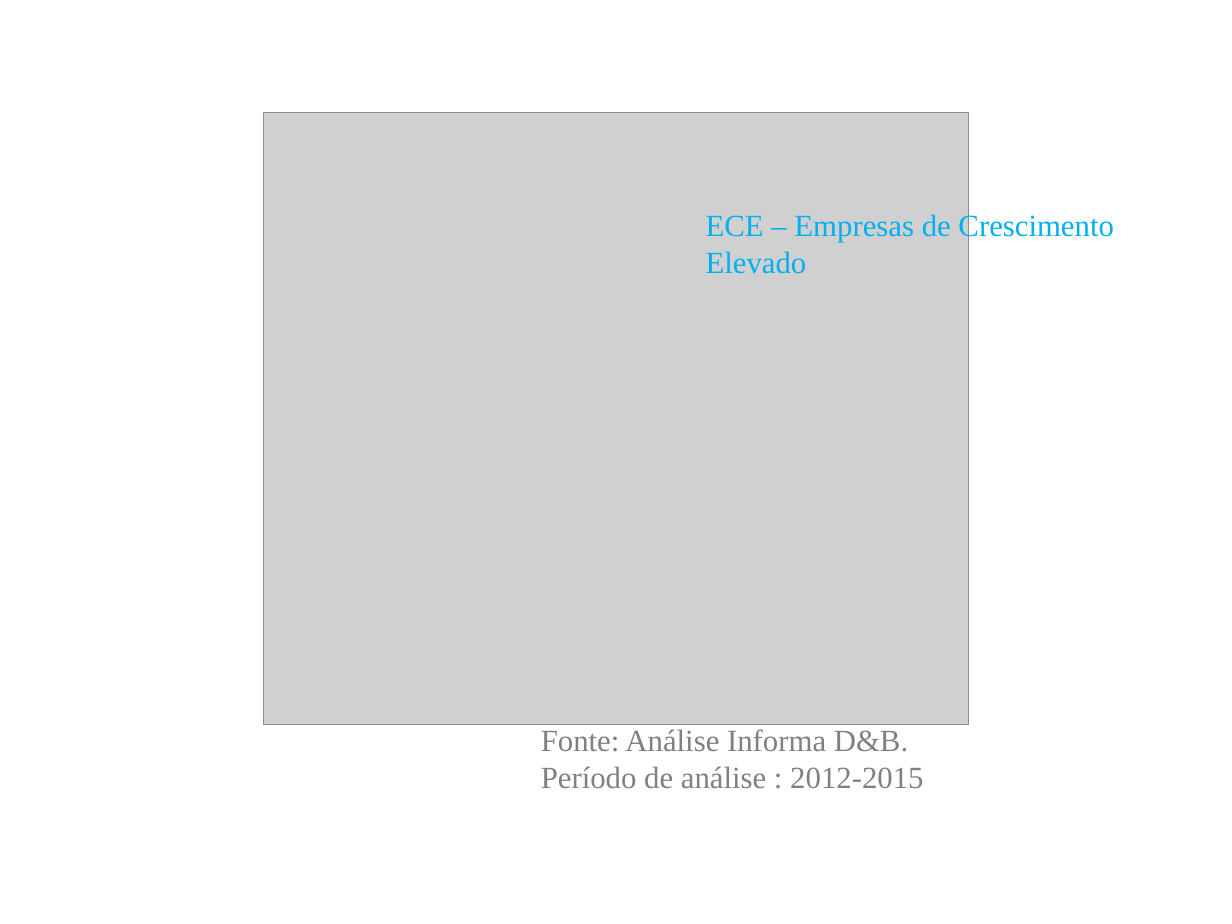
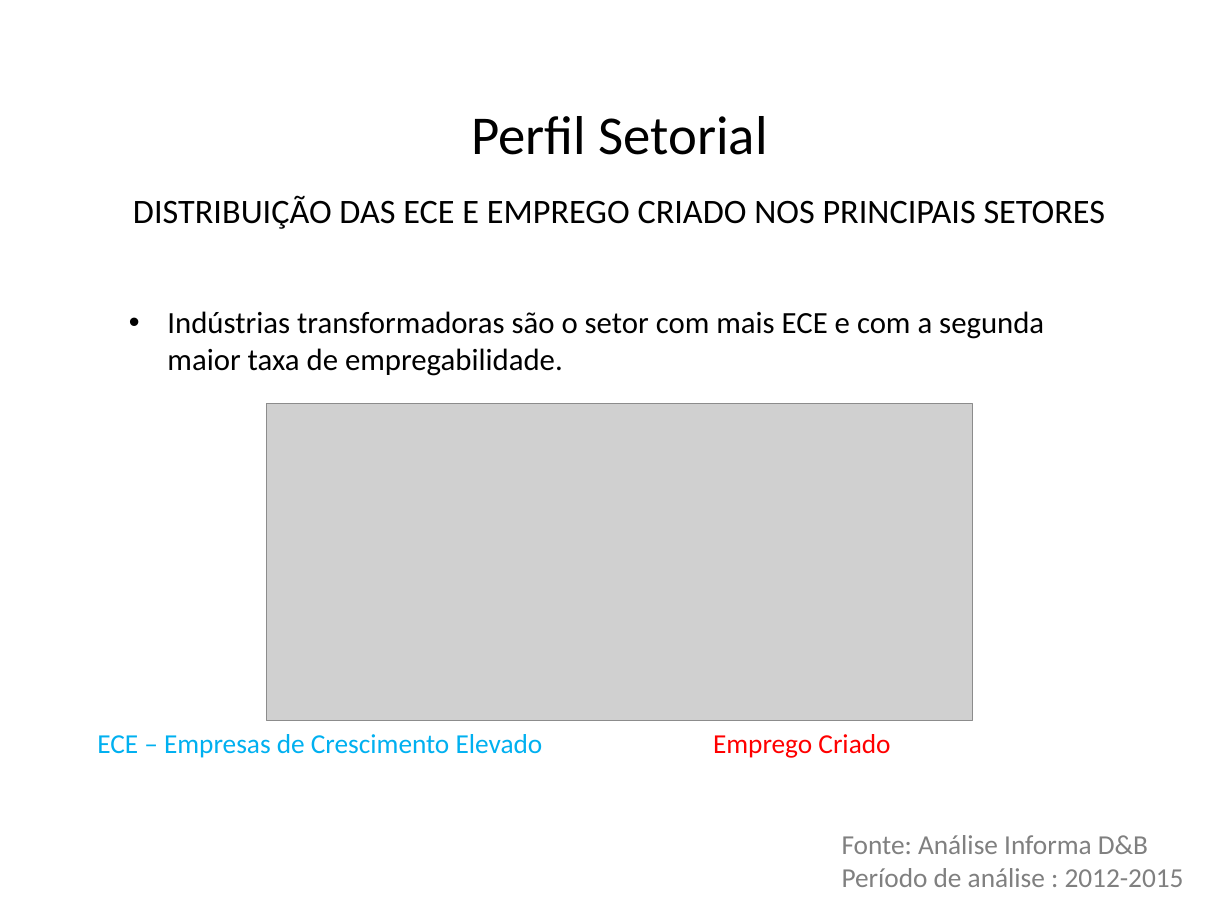
Before and after one commit to afonsoni/Micro-Projeto, a slide deck: slide 3 of 5 Principais Industrias Transformadoras do Porto.pptx. Drawn at 1232x924 pixels with LibreOffice and Linux fonts; fonts in the diff are those of the drawing; grey boxes stand for pictures. Boxes give left, top, right and bottom in pixels: in the first picture for what was removed or moved away, otherwise in the second. Text is boxed around its words. In the diff, an @@ line names an element or a change of style, - is before the commit and + after.

```diff
--- a/5 Principais Industrias Transformadoras do Porto.pptx
+++ b/5 Principais Industrias Transformadoras do Porto.pptx
@@ text added at (x1=471, y1=116, x2=767, y2=155), 32 pt, text #000000 @@
+Perfil Setorial
@@ text added at (x1=133, y1=195, x2=1106, y2=229), 20 pt, text #000000 @@
+DISTRIBUIÇÃO DAS ECE E EMPREGO CRIADO NOS PRINCIPAIS SETORES
@@ text added at (x1=167, y1=311, x2=1044, y2=376), 18 pt, text #000000 @@
+• Indústrias transformadoras são o setor com mais ECE e com a segunda maior taxa de empregabilidade.
@@ picture resized from (x1=264, y1=113, x2=970, y2=724) to (x1=267, y1=404, x2=973, y2=721) @@
@@ text "ECE – Empresas de Crescimento ..." moved from (x1=706, y1=212, x2=1113, y2=274) to (x1=97, y1=734, x2=543, y2=758) @@
@@ text "ECE – Empresas de Crescimento ..." at (x1=97, y1=734, x2=543, y2=758): size 18 to 16 pt, font Times New Roman to Calibri; alignment left to centre @@
@@ text added at (x1=713, y1=734, x2=890, y2=758), 16 pt, text #FF0000 @@
+Emprego Criado
@@ text "Fonte: Análise Informa D&B" moved from (x1=541, y1=729, x2=923, y2=788) to (x1=842, y1=835, x2=1184, y2=887) @@
@@ text at (x1=842, y1=835, x2=1148, y2=854): text changed; size 18 to 16 pt; font Times New Roman to Calibri @@
-Fonte: Análise Informa D&B.
+Fonte: Análise Informa D&B
@@ text at (x1=842, y1=868, x2=1184, y2=887): size 18 to 16 pt, font Times New Roman to Calibri in "Período de análise : 2012-2015" @@
```
Also in this commit, not shown: 4 other slides changed, 6 slides added.
